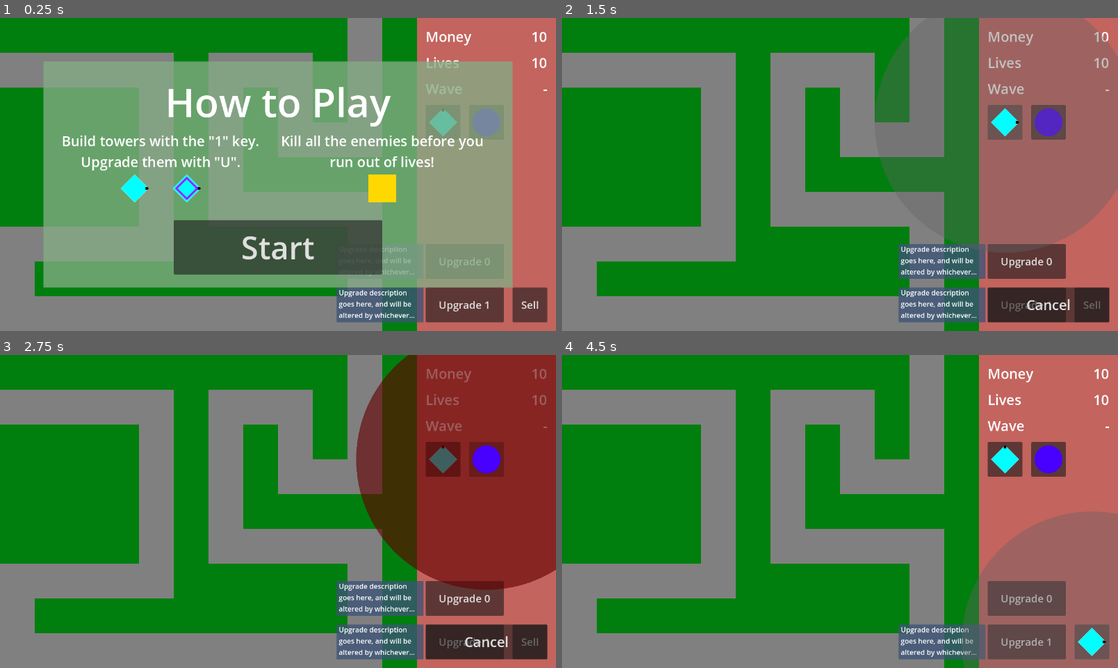
Above: before the commit, frames 1-4 (two rows, left to right).
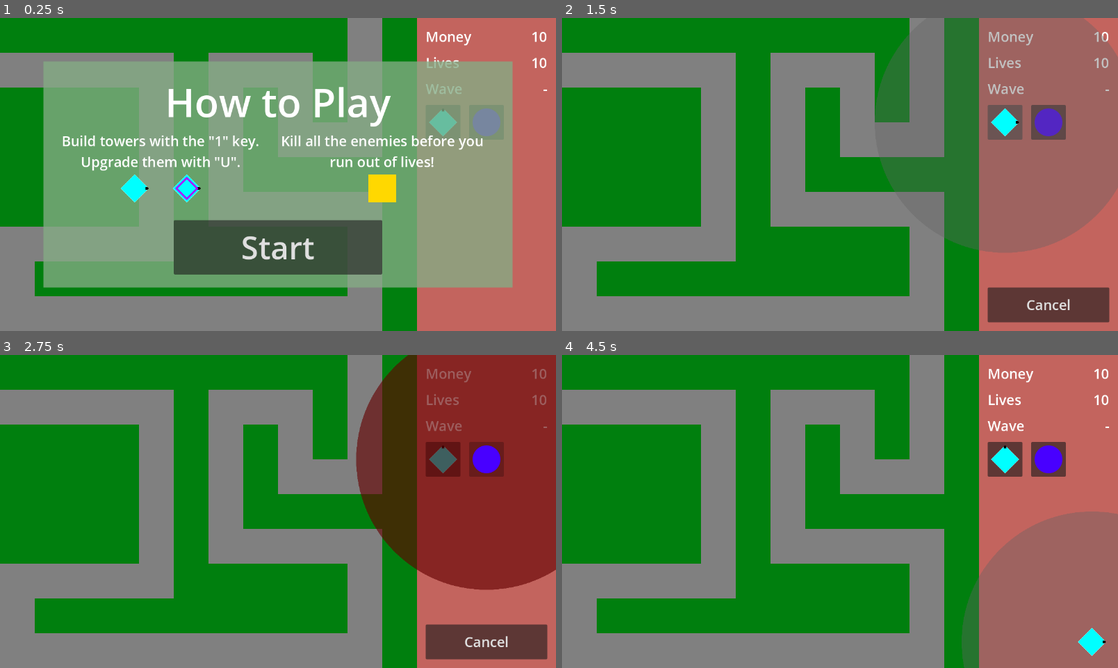
Above: after the commit, the same moments.

Repository: phrasmotica/godot-tower-defence
Game: Godot game, scene res://scenes/game.tscn
Same seed, same stepped clock (60 frames per second), same inputs: the game is played once before the commit and once after it.
Inputs (mouse positions are in pixels of both pictures, inside the frame that each line leads up to):
- Up to frame 1 (0.25 s): no input
- Up to frame 2 (1.5 s): click "Start" at 0.5 s; click (1006, 121) at 1.25 s
- Up to frame 3 (2.75 s): click (489, 458) at 2 s
- Up to frame 4 (4.5 s): click (1029, 599) at 2.75 s, where only the run before the commit has a clickable "Upgrade 0"; click (1029, 642) at 3.5 s, where only the run before the commit has a clickable "Upgrade 1"; click (1090, 642) at 4.25 s, where only the run before the commit has a clickable "Sell"

The runs differ from the first frame. In frame 1, 4.2% of the frame differs, in the area x 60-99%, y 73-98%; in frame 2, 7.1%; in frame 3, 7.1%, in the area x 60-99%, y 72-98%; in frame 4, 5.4%.

Commit message:
Ensure selected tower UI is hidden on game start

Diff:
--- a/scripts/game_ui.gd
+++ b/scripts/game_ui.gd
@@ -40,6 +40,8 @@
 	placing_tower = null
 	selected_tower = null
 
+	hide_ui()
+
 	set_process(false)
 
 func _process(_delta):
